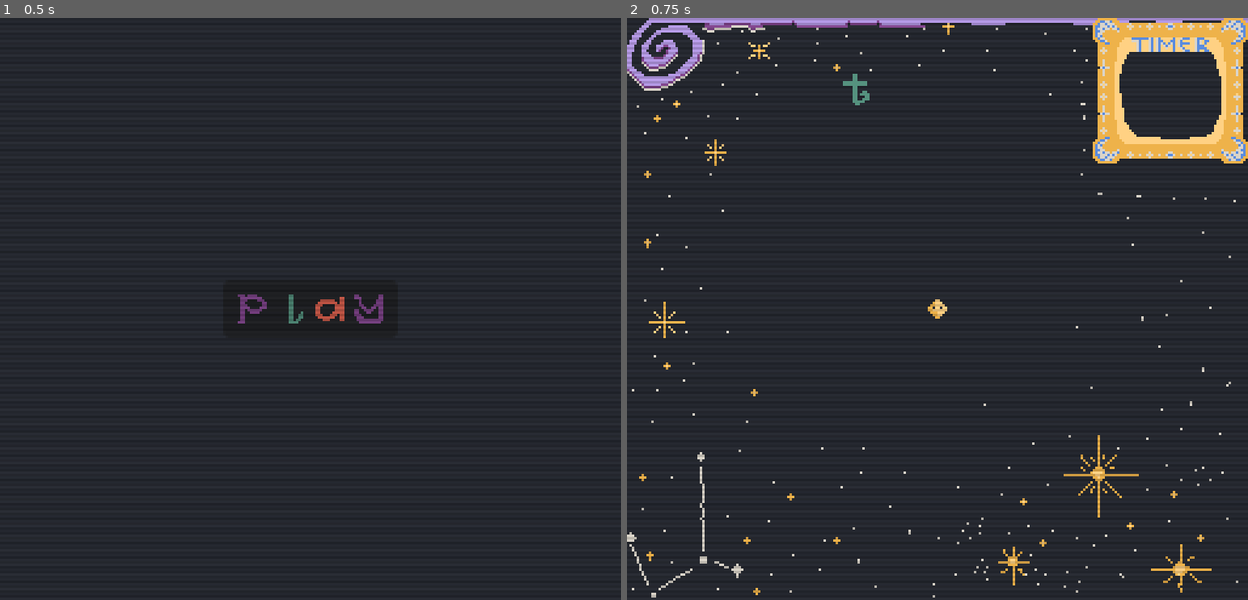
Above: before the commit, frames 1-2 (left to right).
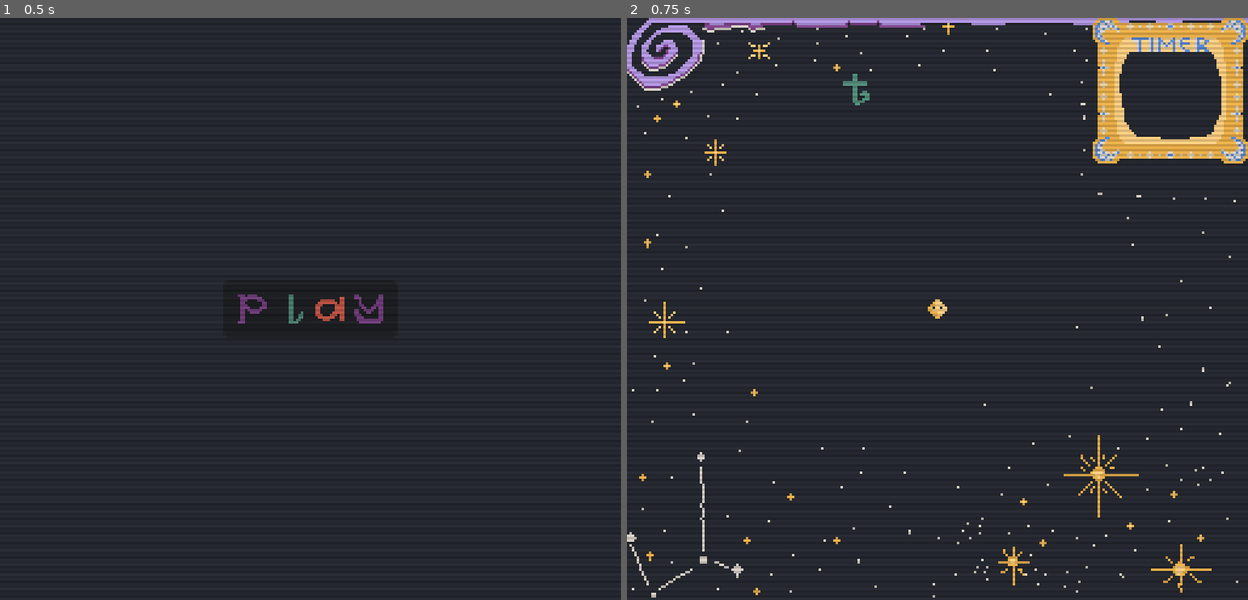
Above: after the commit, the same moments.

Repository: sym-z/melon-jam-24
Game: Godot game, scene res://scenes/main_menu.tscn
The game is run twice, just before and just after one commit, with the same random seed, the same clock (stepped at 60 frames per second) and the same inputs.
Inputs:
- Up to frame 1 (0.5 s): no input
- Up to frame 2 (0.75 s): click "play" at 0.5 s

Frame 1 is identical in both runs. In frame 2, 1.7% of the frame differs, in the area x 36-100%, y 0-25%.

Commit message:
Final commit of night 2. Shader refactor

Diff:
--- a/melon-jam/scenes/typing.tscn
+++ b/melon-jam/scenes/typing.tscn
@@ -111,6 +111,7 @@
 offset_bottom = 240.0
 
 [node name="HBoxContainer" type="HBoxContainer" parent="UI"]
+use_parent_material = true
 layout_mode = 1
 anchors_preset = 10
 anchor_right = 1.0
@@ -128,6 +129,7 @@
 fit_content = true
 
 [node name="TextureRect" type="TextureRect" parent="UI/HBoxContainer"]
+use_parent_material = true
 layout_mode = 2
 size_flags_vertical = 4
 texture = ExtResource("9_olape")
--- a/melon-jam/scripts/typing.gd
+++ b/melon-jam/scripts/typing.gd
@@ -70,6 +70,7 @@
 		player.shape.shape = COLL_SHAPES[currLevel]
 	print(currentWord)
 
+# For each letter in word, make a mass in the current spawn box.
 func makeMassesFromWord(word :String):
 	for letter in word:
 		var box = currentSpawn.shape.get_rect()
--- a/melon-jam/shaders/crt.gdshader
+++ b/melon-jam/shaders/crt.gdshader
@@ -1,7 +1,6 @@
 shader_type canvas_item;
 
 void vertex() {
-	// Called for every vertex the material is visible on.
 }
 
 void fragment() {
@@ -11,10 +10,11 @@
 	float opacity = 1.2;
 
 	float wave = cos(FRAGCOORD.y * lineThickness + TIME)*opacity;
-
+	// Static Scanline
 	if(int(FRAGCOORD.y) % 2 == 0)
 	{
 		COLOR.rgb *= scanLineStrength;
 	}
+	// Wave of banding
 	COLOR.rgb += wave*bandingStrength;
 }
Not shown, added: melon-jam/sprites/blackhole.png.import
